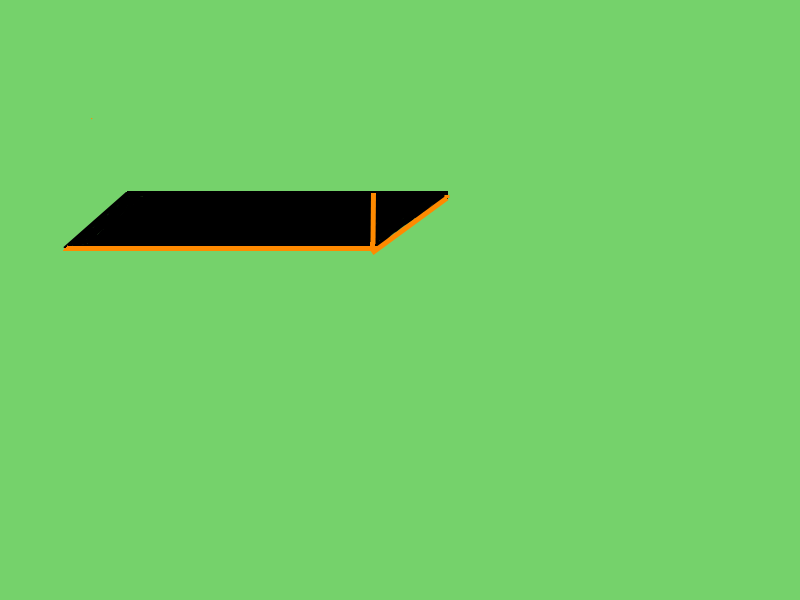
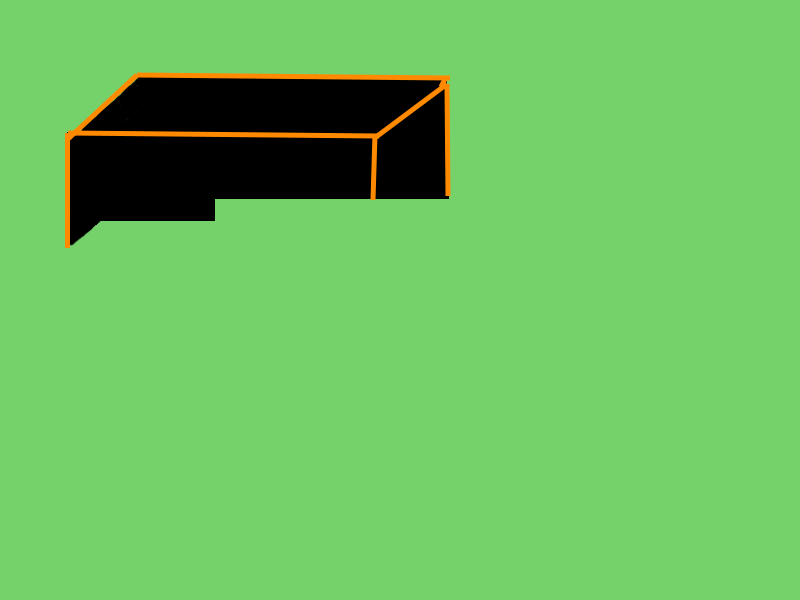
Two versions of the same layered image (w=800, h=600). Layer-by-layer changes:
showed "foreground" over [left=65, top=72, right=451, bottom=248]
hid "background", painted on it over [left=63, top=118, right=451, bottom=255]
showed "Layer 2 copy", painted on it over [left=65, top=74, right=449, bottom=246]
hid "Layer 2", painted on it over [left=63, top=191, right=448, bottom=251]
